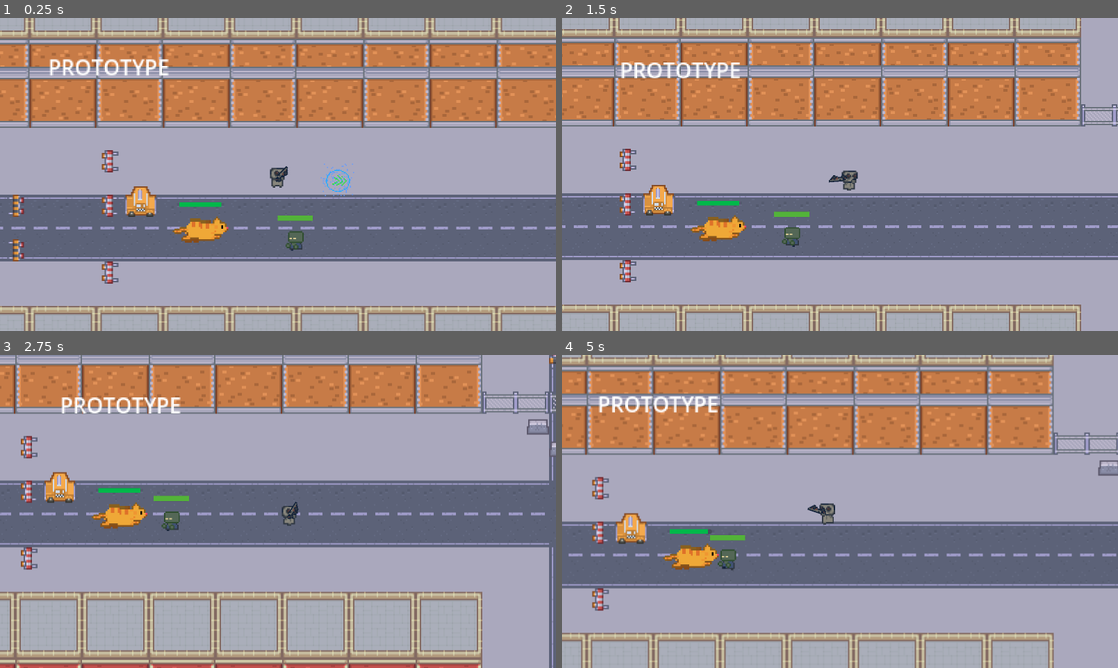
Above: before the commit, frames 1-4 (two rows, left to right).
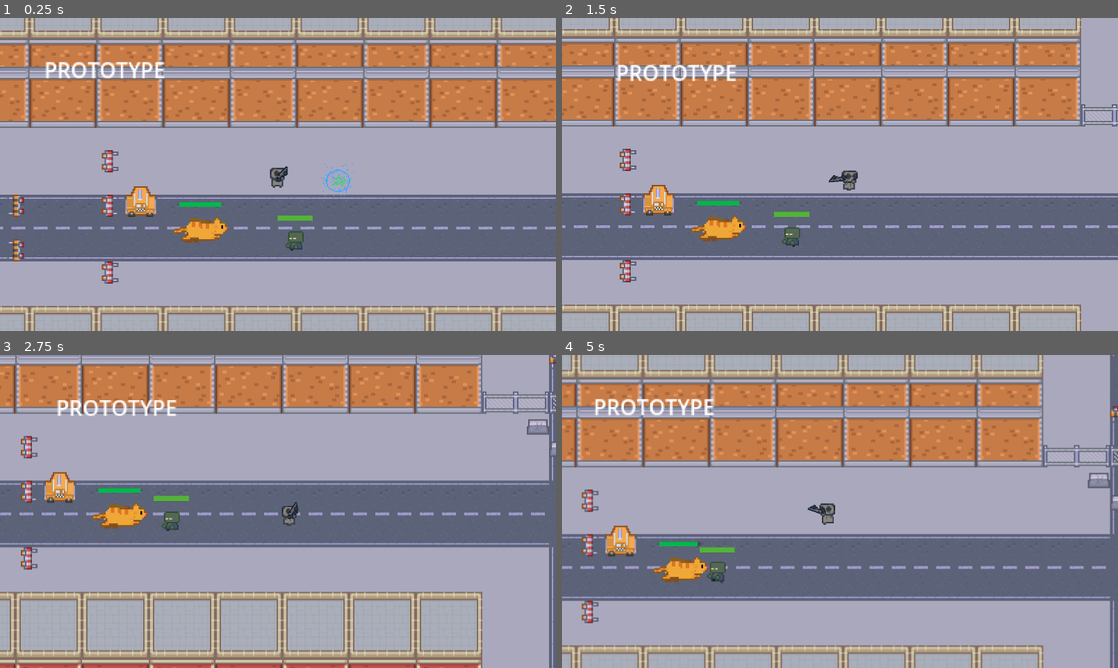
Above: after the commit, the same moments.

Repository: JaronYankey/project-z
Game: Godot game, scene res://Scenes/main.tscn
Two runs of this game, one before a commit and one after it. Both use one fixed random seed, a clock stepped at 60 frames per second and the inputs below. Sound files missing from this copy of the repository are replaced by a short silence.
Inputs (mouse positions are in pixels of both pictures, inside the frame that each line leads up to):
- Up to frame 1 (0.25 s): no input
- Up to frame 2 (1.5 s): move the mouse to (962, 158) at 0.52 s; hold D (right) 0.53-1.28 s; tap E (interact) at 0.6, 1.35 s; move the mouse to (728, 190) at 1.27 s; hold S (down) from 1.28 s (still down)
- Up to frame 3 (2.75 s): move the mouse to (333, 442) at 2.02 s; release S (down) at 2.03 s; press the mouse at (333, 442) at 2.03 s; hold D (right) from 2.03 s (still down); tap E (interact) at 2.3 s
- Up to frame 4 (5 s): move the mouse to (812, 574) at 2.77 s; release D (right) at 2.78 s; release the mouse at (812, 574) at 2.78 s; hold W (up) 2.78-3.53 s; tap Space (special_power) at 2.85 s; tap E (interact) at 3.05, 3.6, 4.35 s; move the mouse to (1006, 558) at 3.52 s; hold A (left) from 3.53 s (still down); move the mouse to (673, 464) at 4.27 s

The runs differ from the first frame. In frame 1, 0.9% of the frame differs, in the area x 8-31%, y 13-20%; in frame 2, 0.9%; in frame 3, 0.9%; in frame 4, 44%, in the area x 0-100%, y 0-100%.

Commit message:
Tedious fine tuning for mechanics
Fixed layer order for the leash. Fixed the logic of picking up the leash and pulling. Pulling works awesome now. Pretty much how I wanted it to be. Small note updates and minor code tweaks.

Diff:
--- a/Scenes/main.tscn
+++ b/Scenes/main.tscn
@@ -15,6 +15,9 @@
 enemy_scenes = [ExtResource("3_o082i")]
 
 [node name="MainMap" parent="." instance=ExtResource("3_344ge")]
+
+[node name="Terry" parent="." instance=ExtResource("6_344ge")]
+position = Vector2(-1492, -479)
 
 [node name="Player" parent="." instance=ExtResource("1_1jsbg")]
 position = Vector2(-1269, -634)
@@ -47,9 +50,6 @@
 stream = ExtResource("8_ynf5e")
 autoplay = true
 
-[node name="Terry" parent="." instance=ExtResource("6_344ge")]
-position = Vector2(-1492, -479)
-
 [node name="CritTest" type="AudioStreamPlayer2D" parent="."]
 
 [connection signal="timeout" from="SpawnTimer" to="." method="_on_spawn_timer_timeout"]
--- a/Scenes/player.tscn
+++ b/Scenes/player.tscn
@@ -72,8 +72,9 @@
 radius = 5.5
 height = 17.5
 
-[sub_resource type="CircleShape2D" id="CircleShape2D_2qnan"]
-radius = 11.3616
+[sub_resource type="CapsuleShape2D" id="CapsuleShape2D_fkybt"]
+radius = 6.57895
+height = 18.4211
 
 [node name="Player" type="CharacterBody2D" groups=["player"]]
 scale = Vector2(3.8, 3.8)
@@ -81,7 +82,6 @@
 script = ExtResource("1_oukv8")
 slice_sound = ExtResource("5_fkybt")
 dash_sound = ExtResource("3_6t5aa")
-metadata/_edit_group_ = true
 
 [node name="AnimatedSprite2D" type="AnimatedSprite2D" parent="."]
 texture_filter = 1
@@ -99,7 +99,8 @@
 [node name="Area2DSpawnInhibitor" type="Area2D" parent="." groups=["player"]]
 
 [node name="CollisionShape2D" type="CollisionShape2D" parent="Area2DSpawnInhibitor"]
-shape = SubResource("CircleShape2D_2qnan")
+position = Vector2(-0.263158, 2.10526)
+shape = SubResource("CapsuleShape2D_fkybt")
 
 [node name="Camera2D" type="Camera2D" parent="."]
 process_callback = 0
@@ -108,15 +109,16 @@
 stream = ExtResource("3_6t5aa")
 
 [node name="HUD" parent="." instance=ExtResource("4_vgqql")]
-offset_left = -212.0
-offset_top = -118.0
-offset_right = 214.0
-offset_bottom = 121.0
+offset_left = -214.737
+offset_top = -115.526
+offset_right = 211.263
+offset_bottom = 123.474
 
 [node name="Slice" type="AudioStreamPlayer2D" parent="."]
 stream = ExtResource("5_fkybt")
 volume_db = -7.287
 
-[connection signal="area_shape_entered" from="Area2DSpawnInhibitor" to="." method="_on_area_2d_spawn_inhibitor_area_shape_entered"]
+[connection signal="area_entered" from="Area2DSpawnInhibitor" to="." method="_on_area_2d_spawn_inhibitor_area_entered"]
+[connection signal="area_exited" from="Area2DSpawnInhibitor" to="." method="_on_area_2d_spawn_inhibitor_area_exited"]
 [connection signal="body_entered" from="Area2DSpawnInhibitor" to="." method="_on_area_2d_spawn_inhibitor_body_entered"]
 [connection signal="body_exited" from="Area2DSpawnInhibitor" to="." method="_on_area_2d_spawn_inhibitor_body_exited"]
--- a/Scenes/terry.tscn
+++ b/Scenes/terry.tscn
@@ -4,9 +4,8 @@
 [ext_resource type="Texture2D" uid="uid://dxv8rdphc06q2" path="res://Assests/Art/PlayerSprites/TerryV2.png" id="2_v1w1x"]
 [ext_resource type="AudioStream" uid="uid://4omokj15is4c" path="res://Assests/Sound/ZombieSounds/meowv1.wav" id="3_v1w1x"]
 
-[sub_resource type="PhysicsMaterial" id="PhysicsMaterial_3p6b6"]
-friction = 2.0
-rough = true
+[sub_resource type="PhysicsMaterial" id="PhysicsMaterial_v1w1x"]
+friction = 0.3
 
 [sub_resource type="CircleShape2D" id="CircleShape2D_3p6b6"]
 radius = 317.057
@@ -21,16 +20,19 @@
 bg_color = Color(0, 0.722124, 0.290551, 1)
 
 [node name="Terry" type="RigidBody2D" groups=["terry"]]
-physics_material_override = SubResource("PhysicsMaterial_3p6b6")
+mass = 0.2
+physics_material_override = SubResource("PhysicsMaterial_v1w1x")
 gravity_scale = 0.0
+sleeping = true
 linear_damp_mode = 1
 linear_damp = 1.0
 script = ExtResource("1_3p6b6")
 pull_force = 23.0
-friction = 700.0
 
 [node name="LeashLine" type="Line2D" parent="."]
-width = 7.0
+visibility_layer = 2
+z_as_relative = false
+width = 6.0
 default_color = Color(0.529935, 0.366272, 0.202985, 1)
 
 [node name="Sprite2D" type="Sprite2D" parent="."]
@@ -38,7 +40,7 @@
 scale = Vector2(5, 5)
 texture = ExtResource("2_v1w1x")
 
-[node name="PullingRadius" type="Area2D" parent="."]
+[node name="PullingRadius" type="Area2D" parent="." groups=["pull_radius"]]
 
 [node name="CollisionShape2D" type="CollisionShape2D" parent="PullingRadius"]
 shape = SubResource("CircleShape2D_3p6b6")
--- a/Scripts/main.gd
+++ b/Scripts/main.gd
@@ -11,10 +11,10 @@
 
 func _on_crit():
 	print("CRIT RECEIVED!!!")
-#TODO Need to do something about the custome ghetto scaling for sprites that i'm doing currently. r
+#TODO Need to do something about the custome ghetto scaling for sprites that i'm doing currently.
 
 # TODO: Make it so zombies dont spawn if the player is in the area. I dont ever
-# want the player to see a zombie spawn. Shold always feel like their coming from off screen
+# want the player to see a zombie spawn. Should always feel like they're coming from off screen
 # (and they should be)
 
 # - Make player's area2D disable spawners in view. Defer spawns to open
--- a/Scripts/player.gd
+++ b/Scripts/player.gd
@@ -7,7 +7,7 @@
 
 # Dashing
 @export var dashing_speed: float = 600.0
-@export var dash_time: float = .5
+@export var dash_time: float = 1.0
 
 # These don't work how I thought
 @export var slice_sound : AudioStream
@@ -29,8 +29,6 @@
 func _ready():
 	# For now we allow smoothing, adds some juice.
 	camera.position_smoothing_enabled = true;
-	#camera.process_callback = 0 I changed this in the inspector. But I think this is
-	# what it looks like in code.
 
 func _process(delta):
 	play_animation()
@@ -38,8 +36,9 @@
 func _physics_process(delta):
 	var input = Vector2.ZERO
 
-	input.x = Input.get_action_strength("right") - Input.get_action_strength("left")
-	input.y = Input.get_action_strength("down") - Input.get_action_strength("up")
+
+	input.x = Input.get_axis("left", "right")
+	input.y = Input.get_axis("up", "down")
 	input = input.normalized()
 
 	if input != Vector2.ZERO:
@@ -55,22 +54,11 @@
 	if Input.is_action_just_released("interact") and near_terry:
 		terry_leashed = !terry_leashed
 		terry.leashed = !terry.leashed
-		#terry.is_pulled = !terry.is_pulled
-		#pulling_terry = !pulling_terry
-
-	if pulling_terry:
-		max_speed = 27
-		acceleration = 20
-		friction = 1700
-	elif pulling_terry == false:
-		max_speed = 200
-		acceleration = 800
-		friction = 600
 
 	move_and_slide()
 
 func play_animation():
-	if velocity != Vector2.ZERO:
+	if velocity != Vector2.ZERO or pulling_terry:
 		animations.play("walk")
 	else:
 		animations.play("idle")
@@ -80,6 +68,23 @@
 	if Input.is_action_pressed("right"):
 		animations.flip_h = true
 
+func change_player_speed():
+	# There is no logical correlation between Terry's speed and your speed.
+	# I have just been tweaking values. This cna work, but I lose a lot of time messing
+	# with it. UPDATE: IF WE ONLY CHANGE TERRY'S MASS VALUE, WE CAN TWEAK IT EASY AND IT
+	# FEELS OKAY.
+	if pulling_terry:
+		# 27 OG value
+		max_speed = 27
+		# 20 OG value
+		acceleration = 0
+		# 1700 OG value
+		friction = 1700
+	elif pulling_terry == false:
+		max_speed = 200
+		acceleration = 800
+		friction = 600
+
 
 func set_power(power: String):
 	if power == "nimble":
@@ -88,27 +93,24 @@
 func dash(delta):
 	if not power_ready:
 		power_ready = true
+		# TODO FIX: audio can be repeated without restraint.
 		audio_player.stream = dash_sound
 		audio_player.play()
 		velocity *= dashing_speed / max_speed
 		move_and_slide()
 		await get_tree().create_timer(dash_time).timeout
 		power_ready = false
+		# TODO: this causes a stutter step if its here, but allows the player to build
+		# insane speed/momentum if its not. Need another way to handle this.
 		velocity *= Vector2.ZERO
-
-func riot_charge():
-	pass
-
-func bullet_frenzy():
-	pass
 
 
 func _on_area_2d_spawn_inhibitor_body_entered(body):
 	if body.is_in_group("terry"):
+		# init terry and clip his leash on.
 		near_terry = true
+		# INFO Must be close to terry to put his leash on him the first time.
 		terry = body
-		pulling_terry = false
-		terry.is_pulled = false
 
 	# Rough "melee" kill mechanic
 	if body.is_in_group("basic_zombie") and power_ready:
@@ -120,14 +122,24 @@
 
 
 func _on_area_2d_spawn_inhibitor_body_exited(body):
-	if body.is_in_group("terry"):
-		near_terry = false
+	pass
+
+# TODO FIX: I have too many semi-duplicate variables that are being used/checked.
+# This makes it harder to understand/follow what is going on in the code.
+func _on_area_2d_spawn_inhibitor_area_entered(area):
+	if terry and area.is_in_group("pull_radius"):
+		# Might need "near terry" for leash mechanics in the future.
+		#near_terry = true
+		pulling_terry = false
+		terry.is_pulled = false
+		change_player_speed()
+
+
+
+func _on_area_2d_spawn_inhibitor_area_exited(area):
+	if terry and terry_leashed and area.is_in_group("pull_radius"):
+		#near_terry = false
 		terry.is_pulled = true
 		pulling_terry = true
-
-
-# TODO FIX: I have pulling terry on a body entered. It needs to be an area entered signal.
-# Also have too many semi-duplicate veriables that are being used/checked. This makes it harder to
-# maintain and read.
-func _on_area_2d_spawn_inhibitor_area_shape_entered(area_rid, area, area_shape_index, local_shape_index):
-	pass # Replace with function body.
+		change_player_speed()
+		velocity *= Vector2.ZERO
--- a/Scripts/terry.gd
+++ b/Scripts/terry.gd
@@ -1,7 +1,6 @@
 extends RigidBody2D
 
 @export var pull_force = 500.0
-@export var friction = 400.0
 
 @onready var terry_collison = $TerryCollisionShape
 @onready var audio_player = $AudioStreamPlayer2D
@@ -26,6 +25,8 @@
 func _physics_process(delta):
 
 	if is_pulled and player_ref:
+		#Speed variance is controlled by the Rigidbody 2D physics materials property
+		# "Mass", 0.2kg feels like a good "medium" starting point for Terry's weighty feel.
 		direction = (player_ref.global_position - global_position).normalized()
 		apply_force(direction * pull_force)
 
@@ -39,8 +40,8 @@
 
 func check_collision_type(objects: Array):
 	#TODO: This works. But it calls is every frame so terry dies SUPER quick.
-	# Need a way to ensure it only happens every second. Probably make a function to handle
-	# second to second activities rather than frame by frame activites.
+	# NOTE: reducing the damage output to something very small seems okay.
+	# it gives a nice slower steady health depletion.
 	if objects.is_empty():
 		return
 	var length = objects.size()
